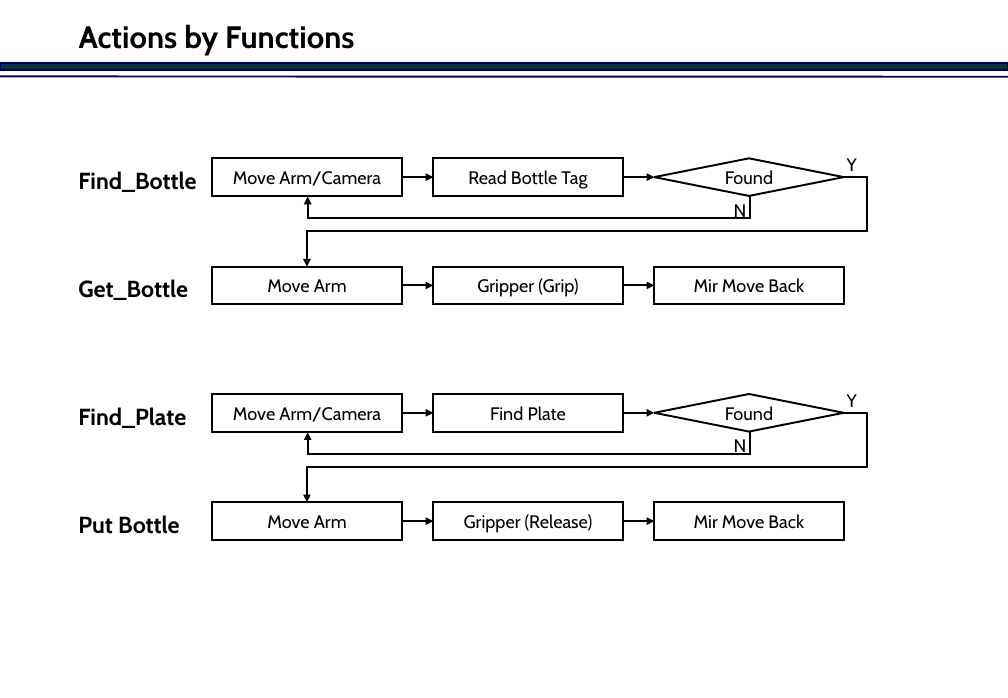
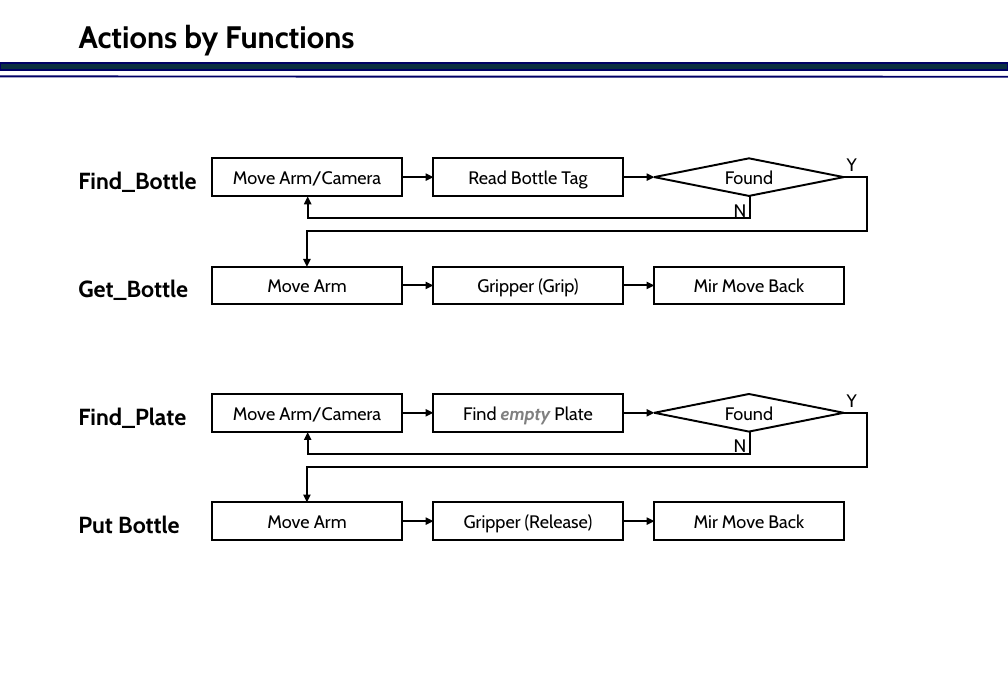
Before and after one commit to jinkabpark/SamickThk_Analysis, a slide deck: slide 7 of 허종원/DDS&Nodes.pptx. Drawn at 1008x698 pixels with LibreOffice and Linux fonts; fonts in the diff are those of the drawing; background and template pictures are left out. Boxes give left, top, right and bottom in pixels: in the first picture for what was removed or moved away, otherwise in the second. Text is boxed around its words. In the diff, an @@ line names an element or a change of style, - is before the commit and + after.

```diff
--- a/허종원/DDS&Nodes.pptx
+++ b/허종원/DDS&Nodes.pptx
@@ text in rectangle at (463, 406, 592, 425): text changed @@
-Find Plate
+Find empty Plate
```
Also in this commit, not shown: 1 other slide changed, 5 slides added, 1 slide removed.
